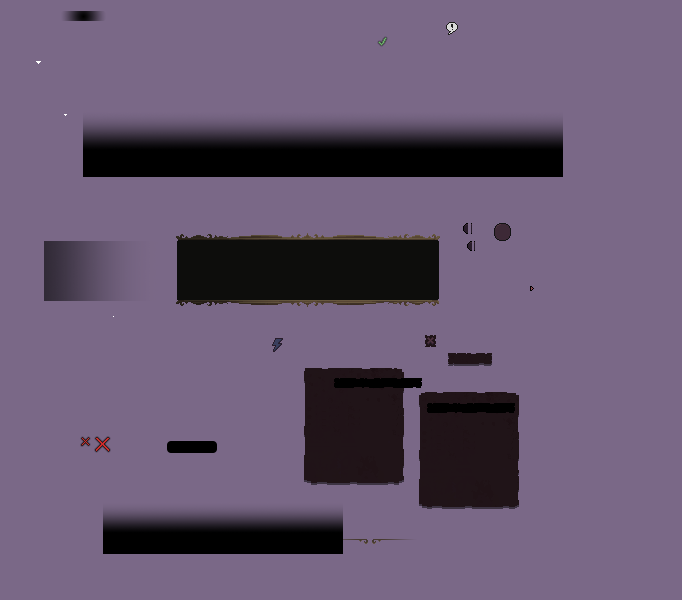
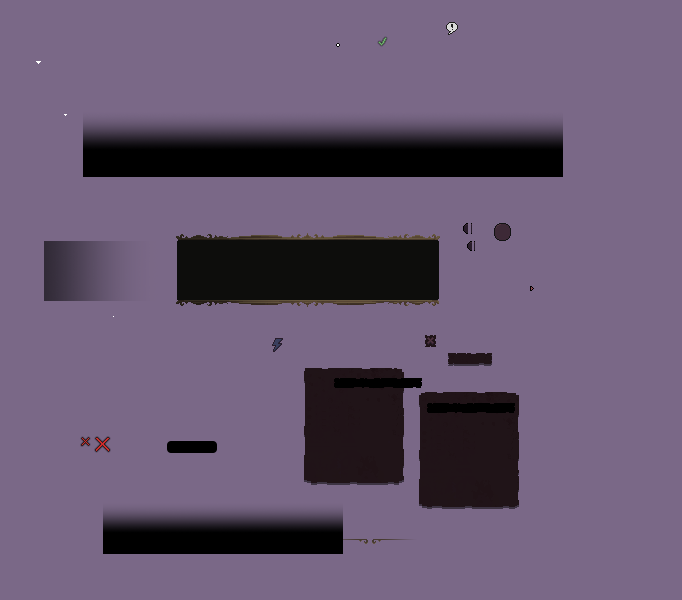
Two versions of the same layered image (682x600). Layer-by-layer changes:
added layer "DialogOptionBullet.png" above "InventorySlotSelected.png" over (x1=336, y1=43, x2=340, y2=47)
removed layer "UIControlShadow.png" over (x1=61, y1=11, x2=106, y2=21)
